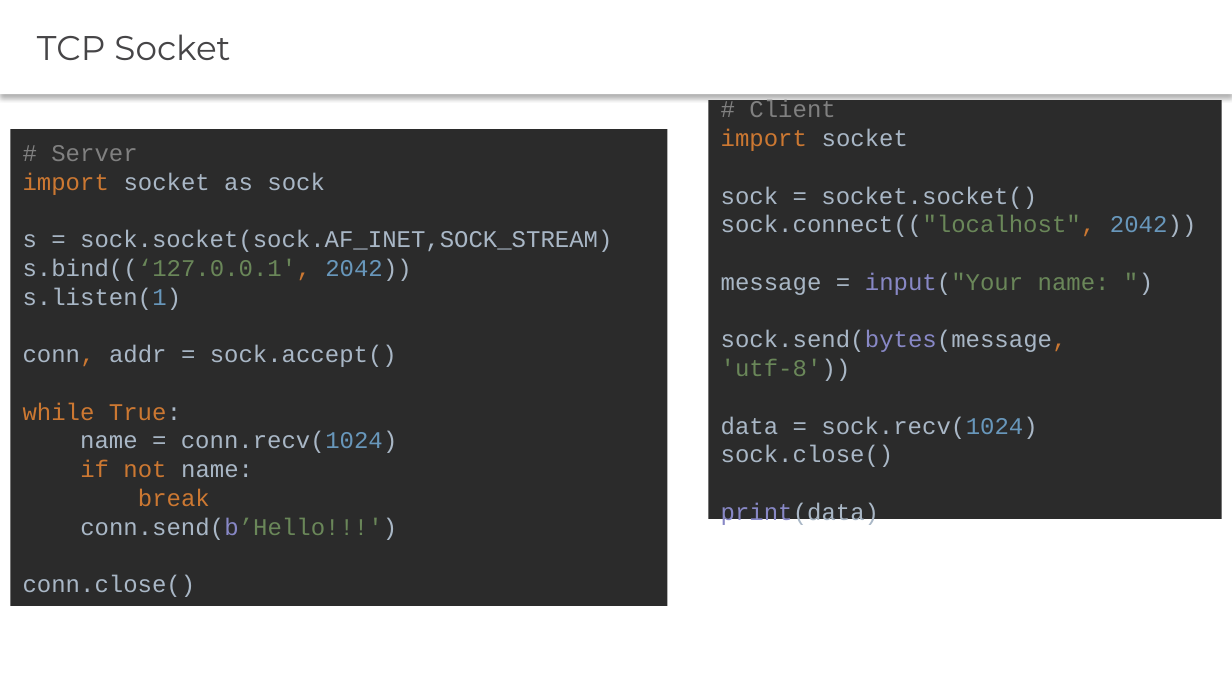
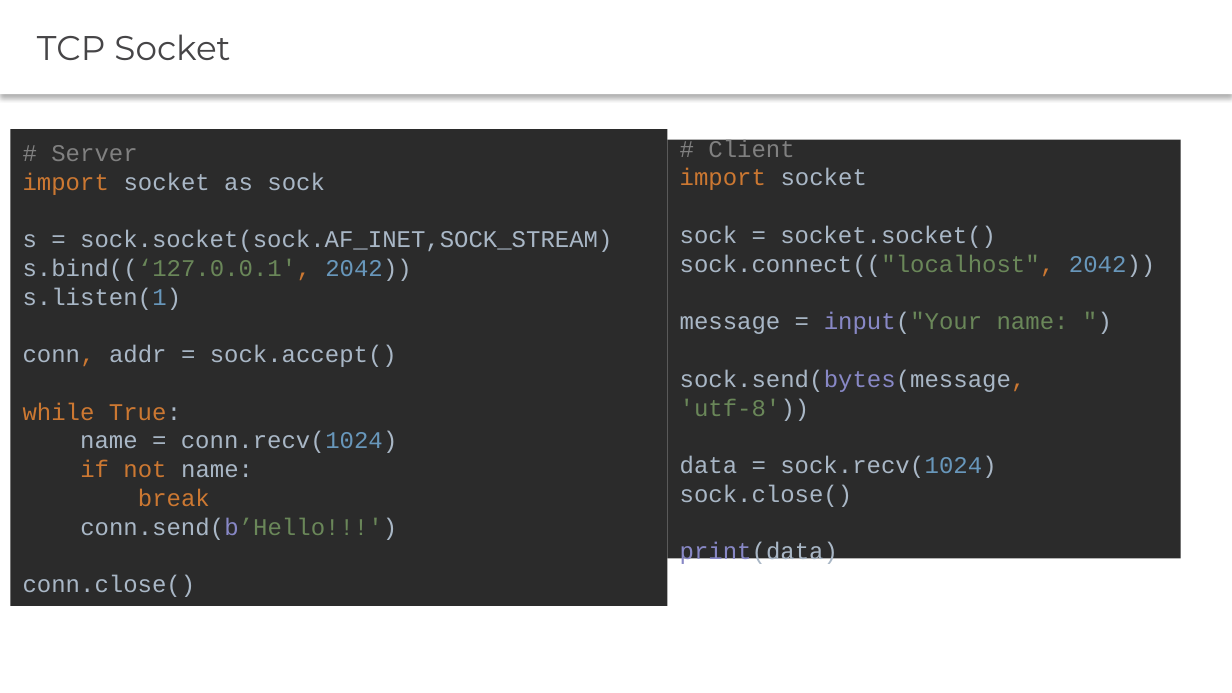
Before and after one commit to TemkaBanana/ITMO, a slide deck: slide 15 of tcp_ip_socket/Python_7_Networks.pptx. Drawn at 1232x693 pixels with LibreOffice and Linux fonts; fonts in the diff are those of the drawing. Boxes give left, top, right and bottom in pixels: in the first picture for what was removed or moved away, otherwise in the second. Text is boxed around its words. In the diff, an @@ line names an element or a change of style, - is before the commit and + after.

```diff
--- a/tcp_ip_socket/Python_7_Networks.pptx
+++ b/tcp_ip_socket/Python_7_Networks.pptx
@@ rectangle "# Client import socket sock ...": place and size @@
-rectangle "# Client import socket sock ..." at [708,100,1222,519]
+rectangle "# Client import socket sock ..." at [668,139,1181,558]
```
Also in this commit, not shown: 1 other slide changed, 11 other files.
